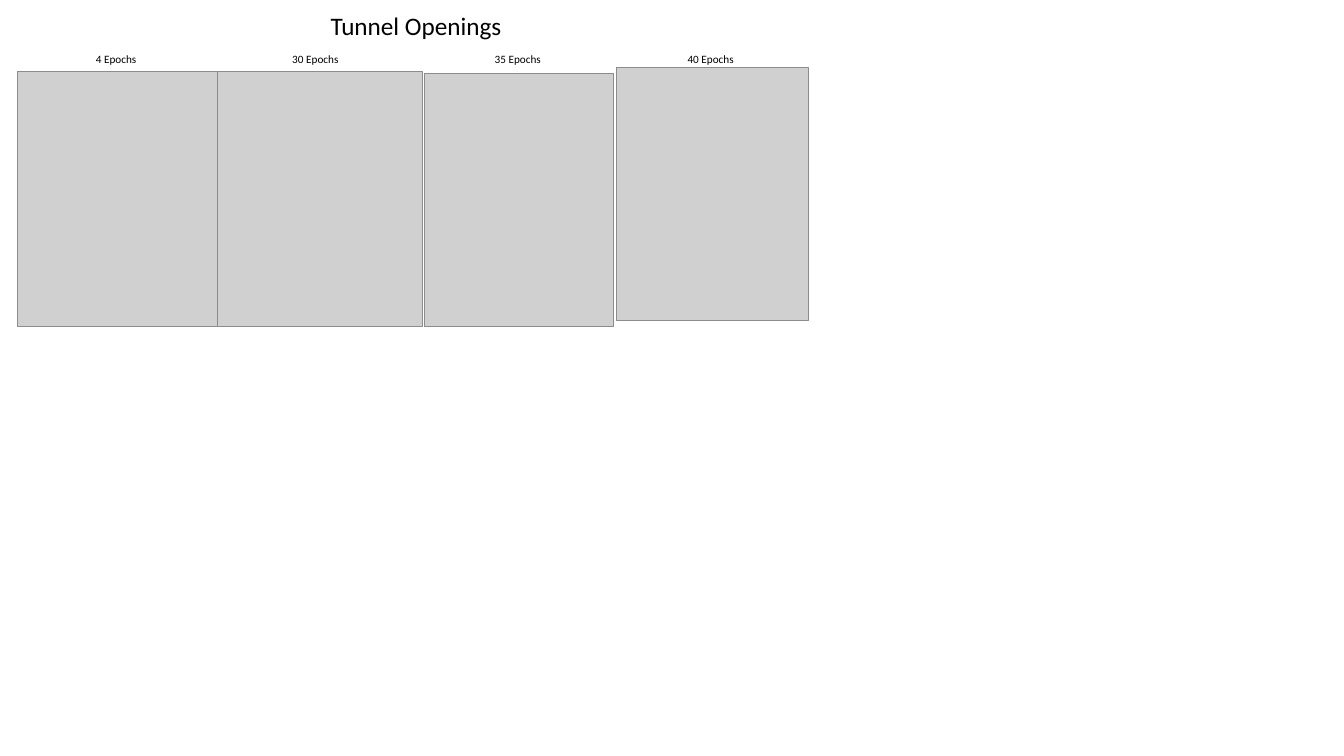
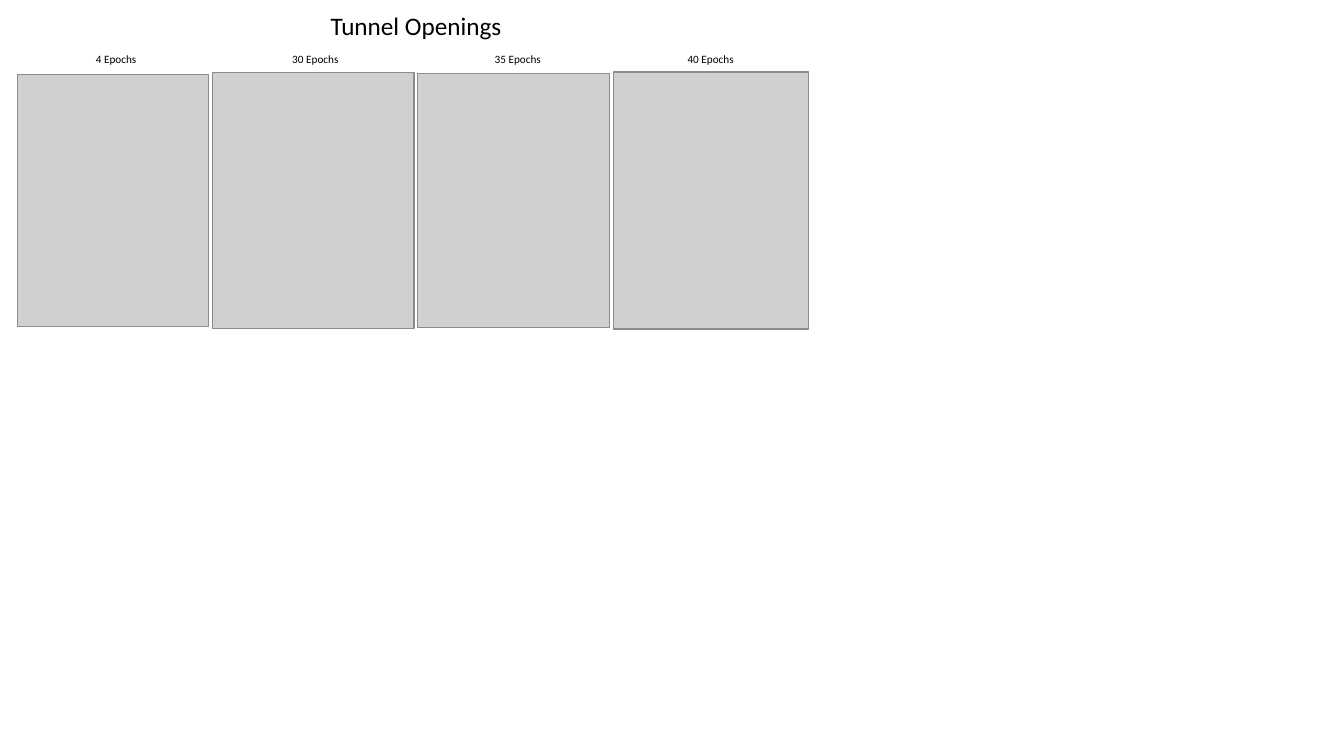
Before and after one commit to este7734/in_domain_transfer_learning, a slide deck: slide 2 of Results/Accuracy_Loss_Graphs.pptx. Drawn at 1344x756 pixels with LibreOffice and Linux fonts; fonts in the diff are those of the drawing; grey boxes stand for pictures. Boxes give left, top, right and bottom in pixels: in the first picture for what was removed or moved away, otherwise in the second. Text is boxed around its words. In the diff, an @@ line names an element or a change of style, - is before the commit and + after.

Commit message:
Updated with new numbers for tunnels training
previous models were all incorrect as the non target test data was tainted with a bunch of helipad targets (not intended)

```diff
--- a/Results/Accuracy_Loss_Graphs.pptx
+++ b/Results/Accuracy_Loss_Graphs.pptx
@@ picture resized from (x1=17, y1=72, x2=220, y2=327) to (x1=17, y1=75, x2=209, y2=327) @@
@@ picture resized from (x1=217, y1=72, x2=422, y2=327) to (x1=213, y1=73, x2=414, y2=329) @@
@@ picture moved from (x1=424, y1=74, x2=614, y2=326) to (x1=417, y1=74, x2=609, y2=329) @@
@@ picture resized from (x1=617, y1=68, x2=809, y2=320) to (x1=613, y1=72, x2=809, y2=329) @@
```
